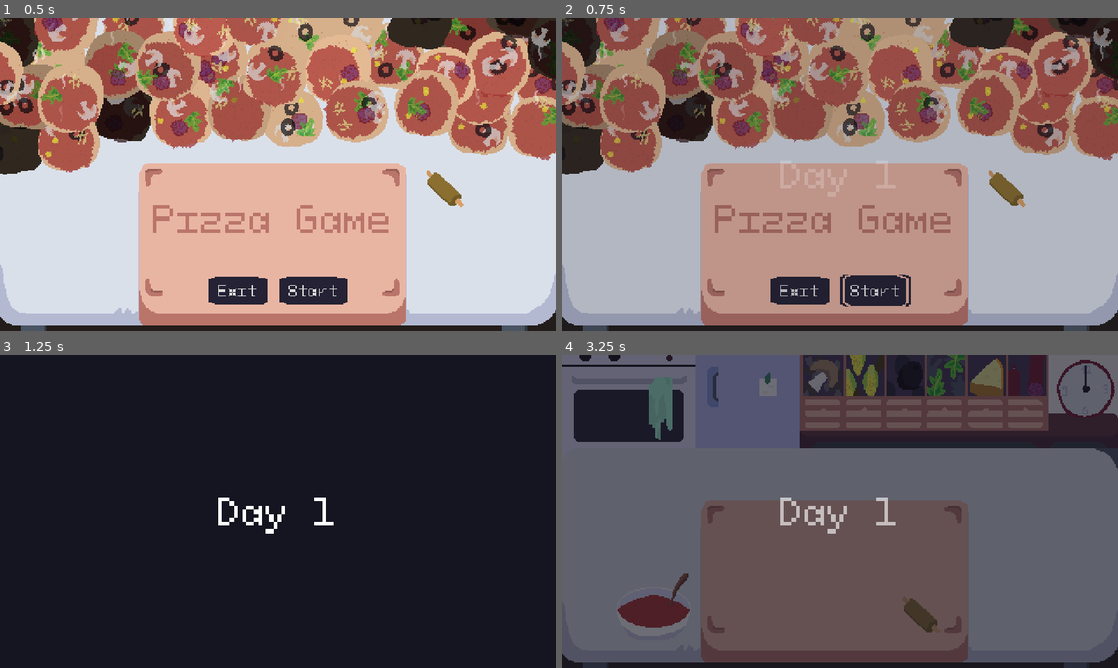
Above: before the commit, frames 1-4 (two rows, left to right).
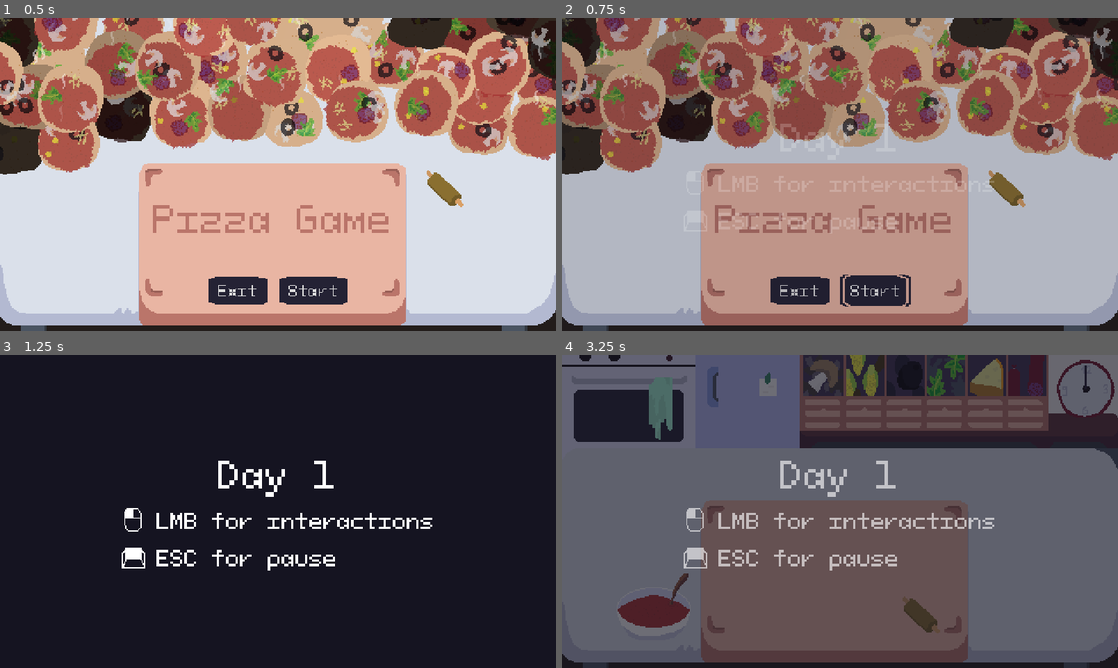
Above: after the commit, the same moments.

Repository: martindzejky/pizza-game
Game: Godot game, scene res://scenes/start.tscn
Same seed, same stepped clock (60 frames per second), same inputs: the game is played once before the commit and once after it.
Inputs (mouse positions are in pixels of both pictures, inside the frame that each line leads up to):
- Up to frame 1 (0.5 s): no input
- Up to frame 2 (0.75 s): click "Start" at 0.5 s
- Up to frame 3 (1.25 s): no input
- Up to frame 4 (3.25 s): click "Start" at 1.25 s; tap Enter at 2 s; move the mouse to (962, 495) at 2.02 s; click (962, 495) at 2.17 s; tap Space at 2.75 s; move the mouse to (728, 527) at 2.77 s; click (728, 527) at 2.92 s

Frame 1 is identical in both runs. In frame 2, 0.3% of the frame differs, in the area x 28-78%, y 33-69%; in frame 3, 2.3%, in the area x 21-78%, y 33-69%; in frame 4, 2.3%.

Commit message:
super simple tutorial in scene transitions and pause menu
closes #5

Diff:
--- a/autoload/transitions.gd
+++ b/autoload/transitions.gd
@@ -5,15 +5,21 @@
 var targetScene: String = ''
 
 
+func _ready():
+    $layer.hide()
+    $layer/cover.modulate.a = 0
+    $layer/cover/center/container/text.visible = false
+
+
 # Transition to a new scene
 func transitionTo(scene: String, text := ''):
     if $animation.is_playing(): return
 
     if text != '':
-        $layer/cover/center/text.text = text
-        $layer/cover/center/text.visible = true
+        $layer/cover/center/container/text.text = text
+        $layer/cover/center/container/text.visible = true
     else:
-        $layer/cover/center/text.visible = false
+        $layer/cover/center/container/text.visible = false
 
     targetScene = scene
     $animation.play("transition")
--- a/autoload/transitions.tscn
+++ b/autoload/transitions.tscn
@@ -1,6 +1,36 @@
-[gd_scene load_steps=5 format=3 uid="uid://di4gqsnhmwyb0"]
+[gd_scene load_steps=7 format=3 uid="uid://di4gqsnhmwyb0"]
 
 [ext_resource type="Script" path="res://autoload/transitions.gd" id="1_upgyq"]
+[ext_resource type="Texture2D" uid="uid://d1l37ntfqpf60" path="res://sprites/mouse-left.png" id="2_accpl"]
+[ext_resource type="Texture2D" uid="uid://dgmaexvrrwn8c" path="res://sprites/key.png" id="3_qr8ur"]
+
+[sub_resource type="Animation" id="Animation_rmvp3"]
+resource_name = "RESET"
+length = 0.001
+tracks/0/type = "value"
+tracks/0/imported = false
+tracks/0/enabled = true
+tracks/0/path = NodePath("layer:visible")
+tracks/0/interp = 1
+tracks/0/loop_wrap = true
+tracks/0/keys = {
+"times": PackedFloat32Array(0),
+"transitions": PackedFloat32Array(1),
+"update": 1,
+"values": [false]
+}
+tracks/1/type = "value"
+tracks/1/imported = false
+tracks/1/enabled = true
+tracks/1/path = NodePath("layer/cover:modulate")
+tracks/1/interp = 1
+tracks/1/loop_wrap = true
+tracks/1/keys = {
+"times": PackedFloat32Array(0),
+"transitions": PackedFloat32Array(1),
+"update": 1,
+"values": [Color(1, 1, 1, 0)]
+}
 
 [sub_resource type="Animation" id="Animation_v16sb"]
 resource_name = "transition"
@@ -47,34 +77,6 @@
 "values": [true, false]
 }
 
-[sub_resource type="Animation" id="Animation_rmvp3"]
-resource_name = "RESET"
-length = 0.001
-tracks/0/type = "value"
-tracks/0/imported = false
-tracks/0/enabled = true
-tracks/0/path = NodePath("layer:visible")
-tracks/0/interp = 1
-tracks/0/loop_wrap = true
-tracks/0/keys = {
-"times": PackedFloat32Array(0),
-"transitions": PackedFloat32Array(1),
-"update": 1,
-"values": [false]
-}
-tracks/1/type = "value"
-tracks/1/imported = false
-tracks/1/enabled = true
-tracks/1/path = NodePath("layer/cover:modulate")
-tracks/1/interp = 1
-tracks/1/loop_wrap = true
-tracks/1/keys = {
-"times": PackedFloat32Array(0),
-"transitions": PackedFloat32Array(1),
-"update": 1,
-"values": [Color(1, 1, 1, 0)]
-}
-
 [sub_resource type="AnimationLibrary" id="AnimationLibrary_c1g0h"]
 _data = {
 "RESET": SubResource("Animation_rmvp3"),
@@ -105,18 +107,60 @@
 color = Color(0.0823529, 0.0784314, 0.129412, 1)
 
 [node name="center" type="CenterContainer" parent="layer/cover"]
-layout_mode = 1
 anchors_preset = 15
 anchor_right = 1.0
 anchor_bottom = 1.0
 grow_horizontal = 2
 grow_vertical = 2
 
-[node name="text" type="Label" parent="layer/cover/center"]
-layout_mode = 2
-offset_left = 198.0
-offset_top = 114.0
-offset_right = 282.0
-offset_bottom = 155.0
+[node name="container" type="VBoxContainer" parent="layer/cover/center"]
+offset_left = 105.0
+offset_top = 79.0
+offset_right = 375.0
+offset_bottom = 190.0
+
+[node name="text" type="Label" parent="layer/cover/center/container"]
+offset_right = 270.0
+offset_bottom = 41.0
 theme_type_variation = &"PauseTitle"
 text = "TEXT"
+horizontal_alignment = 1
+vertical_alignment = 1
+
+[node name="mouse-info" type="HBoxContainer" parent="layer/cover/center/container"]
+offset_top = 51.0
+offset_right = 270.0
+offset_bottom = 76.0
+
+[node name="icon" type="TextureRect" parent="layer/cover/center/container/mouse-info"]
+offset_right = 20.0
+offset_bottom = 25.0
+texture = ExtResource("2_accpl")
+stretch_mode = 2
+
+[node name="text" type="Label" parent="layer/cover/center/container/mouse-info"]
+offset_left = 30.0
+offset_right = 270.0
+offset_bottom = 25.0
+theme_type_variation = &"PauseText"
+text = "LMB for interactions"
+vertical_alignment = 1
+
+[node name="esc-info" type="HBoxContainer" parent="layer/cover/center/container"]
+offset_top = 86.0
+offset_right = 270.0
+offset_bottom = 111.0
+
+[node name="icon" type="TextureRect" parent="layer/cover/center/container/esc-info"]
+offset_right = 20.0
+offset_bottom = 25.0
+texture = ExtResource("3_qr8ur")
+stretch_mode = 2
+
+[node name="text" type="Label" parent="layer/cover/center/container/esc-info"]
+offset_left = 30.0
+offset_right = 186.0
+offset_bottom = 25.0
+theme_type_variation = &"PauseText"
+text = "ESC for pause"
+vertical_alignment = 1
--- a/ui/pause.tscn
+++ b/ui/pause.tscn
@@ -1,7 +1,9 @@
-[gd_scene load_steps=4 format=3 uid="uid://d30wuilo5aooa"]
+[gd_scene load_steps=6 format=3 uid="uid://d30wuilo5aooa"]
 
 [ext_resource type="Script" path="res://ui/pause.gd" id="1_16085"]
 [ext_resource type="Script" path="res://ui/end-btn.gd" id="2_koidk"]
+[ext_resource type="Texture2D" uid="uid://d1l37ntfqpf60" path="res://sprites/mouse-left.png" id="2_p2vm6"]
+[ext_resource type="Texture2D" uid="uid://dgmaexvrrwn8c" path="res://sprites/key.png" id="3_oxkpc"]
 
 [sub_resource type="StyleBoxFlat" id="StyleBoxFlat_77q4l"]
 bg_color = Color(0, 0, 0, 0.54902)
@@ -21,6 +23,7 @@
 theme_override_styles/panel = SubResource("StyleBoxFlat_77q4l")
 
 [node name="margin" type="MarginContainer" parent="root"]
+layout_mode = 1
 anchors_preset = 15
 anchor_right = 1.0
 anchor_bottom = 1.0
@@ -28,25 +31,78 @@
 grow_vertical = 2
 
 [node name="items" type="VBoxContainer" parent="root/margin"]
+layout_mode = 2
 offset_left = 10.0
 offset_top = 10.0
 offset_right = 470.0
 offset_bottom = 260.0
 
-[node name="title" type="Label" parent="root/margin/items"]
-offset_top = 39.0
-offset_right = 460.0
-offset_bottom = 80.0
-grow_horizontal = 2
-pivot_offset = Vector2(240, 30)
+[node name="container" type="VBoxContainer" parent="root/margin/items"]
+layout_mode = 2
+offset_left = 95.0
+offset_top = 24.0
+offset_right = 365.0
+offset_bottom = 135.0
+size_flags_horizontal = 4
 size_flags_vertical = 6
+size_flags_stretch_ratio = 2.0
+
+[node name="text" type="Label" parent="root/margin/items/container"]
+layout_mode = 2
+offset_right = 270.0
+offset_bottom = 41.0
 theme_type_variation = &"PauseTitle"
 text = "PAUSED"
 horizontal_alignment = 1
 vertical_alignment = 1
 
+[node name="mouse-info" type="HBoxContainer" parent="root/margin/items/container"]
+layout_mode = 2
+offset_top = 51.0
+offset_right = 270.0
+offset_bottom = 76.0
+
+[node name="icon" type="TextureRect" parent="root/margin/items/container/mouse-info"]
+layout_mode = 2
+offset_right = 20.0
+offset_bottom = 25.0
+texture = ExtResource("2_p2vm6")
+stretch_mode = 2
+
+[node name="text" type="Label" parent="root/margin/items/container/mouse-info"]
+layout_mode = 2
+offset_left = 30.0
+offset_right = 270.0
+offset_bottom = 25.0
+theme_type_variation = &"PauseText"
+text = "LMB for interactions"
+vertical_alignment = 1
+
+[node name="esc-info" type="HBoxContainer" parent="root/margin/items/container"]
+layout_mode = 2
+offset_top = 86.0
+offset_right = 270.0
+offset_bottom = 111.0
+
+[node name="icon" type="TextureRect" parent="root/margin/items/container/esc-info"]
+layout_mode = 2
+offset_right = 20.0
+offset_bottom = 25.0
+texture = ExtResource("3_oxkpc")
+stretch_mode = 2
+
+[node name="text" type="Label" parent="root/margin/items/container/esc-info"]
+layout_mode = 2
+offset_left = 30.0
+offset_right = 186.0
+offset_bottom = 25.0
+theme_type_variation = &"PauseText"
+text = "ESC for pause"
+vertical_alignment = 1
+
 [node name="btns" type="VBoxContainer" parent="root/margin/items"]
-offset_top = 130.0
+layout_mode = 2
+offset_top = 170.0
 offset_right = 460.0
 offset_bottom = 250.0
 grow_horizontal = 2
@@ -55,10 +111,11 @@
 alignment = 2
 
 [node name="end" type="Button" parent="root/margin/items/btns"]
+layout_mode = 2
 offset_left = 204.0
-offset_top = 96.0
+offset_top = 56.0
 offset_right = 256.0
-offset_bottom = 120.0
+offset_bottom = 80.0
 grow_horizontal = 2
 grow_vertical = 0
 size_flags_horizontal = 4
--- a/ui/theme.tres
+++ b/ui/theme.tres
@@ -61,6 +61,9 @@
 MarginContainer/constants/margin_right = 10
 MarginContainer/constants/margin_top = 10
 PanelContainer/styles/panel = SubResource("StyleBoxTexture_qdl7b")
+PauseText/base_type = &"Label"
+PauseText/colors/font_color = Color(1, 1, 1, 1)
+PauseText/colors/font_outline_color = Color(1, 1, 1, 1)
 PauseTitle/base_type = &"Label"
 PauseTitle/colors/font_color = Color(1, 1, 1, 1)
 PauseTitle/colors/font_outline_color = Color(1, 1, 1, 1)
Binary file added: sprites/key.png
Not shown, added: sprites/key.png.import
Binary file added: sprites/mouse-left.png
Not shown, added: sprites/mouse-left.png.import
